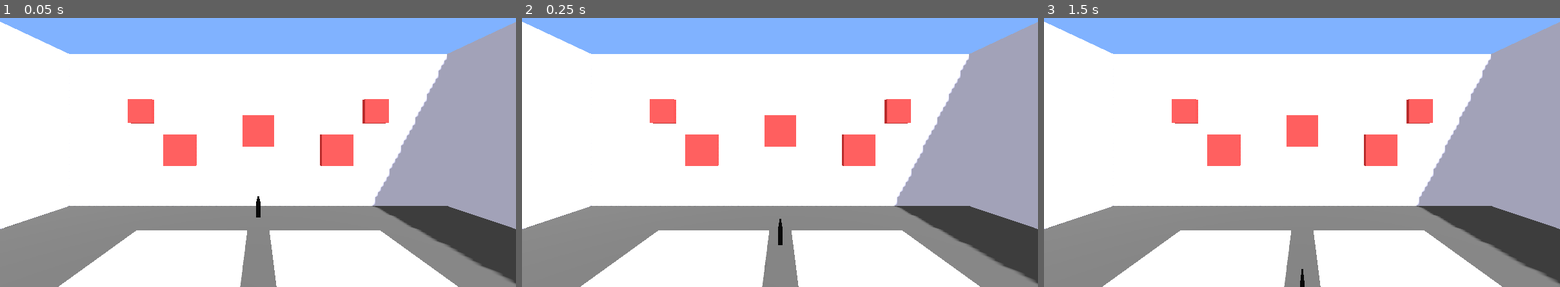
Above: before the commit, frames 1-3 (left to right).
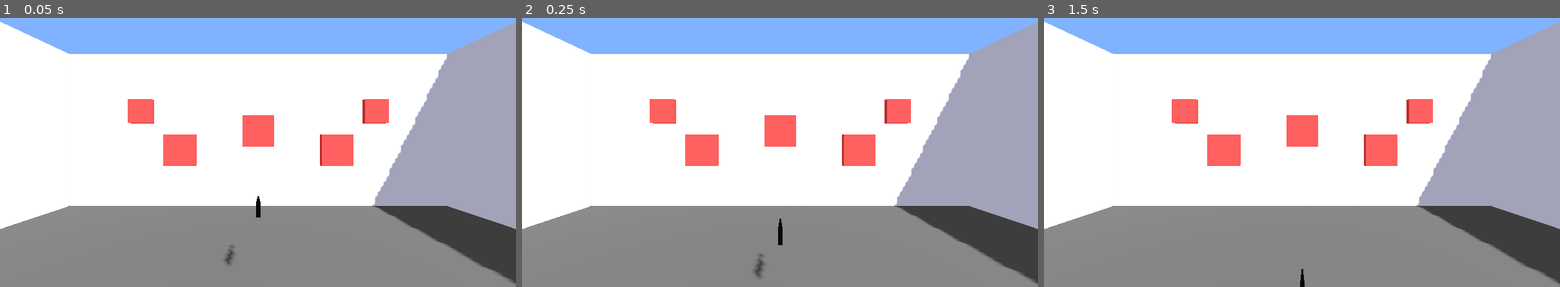
Above: after the commit, the same moments.

Repository: git-pietro/godovr-pietro
Game: Godot game, scene res://scenes/main.tscn
Same seed, same stepped clock (60 frames per second), same inputs: the game is played once before the commit and once after it.
Inputs:
- Up to frame 1 (0.05 s): no input
- Up to frame 2 (0.25 s): no input
- Up to frame 3 (1.5 s): tap Enter at 1.25 s

The runs differ from the first frame. In frame 1, 12% of the frame differs, in the area x 11-89%, y 78-100%; in frame 2, 12%; in frame 3, 12%.

Commit message:
Add realistic hand models and smooth locomotion system

Diff:
--- /dev/null
+++ b/scenes/hand_left.tscn
@@ -0,0 +1,87 @@
+[gd_scene load_steps=5 format=3 uid="uid://dwvh8yqjxn5yx"]
+
+[ext_resource type="Script" path="res://scripts/hand.gd" id="1_hand"]
+
+[sub_resource type="SphereMesh" id="SphereMesh_palm"]
+radius = 0.04
+height = 0.08
+
+[sub_resource type="CapsuleMesh" id="CapsuleMesh_finger"]
+radius = 0.008
+height = 0.06
+
+[sub_resource type="StandardMaterial3D" id="StandardMaterial3D_skin"]
+albedo_color = Color(0.95, 0.8, 0.7, 1)
+roughness = 0.7
+
+[node name="HandLeft" type="Node3D"]
+script = ExtResource("1_hand")
+
+[node name="HandMesh" type="Node3D" parent="."]
+
+[node name="Palm" type="MeshInstance3D" parent="HandMesh"]
+transform = Transform3D(1, 0, 0, 0, 0.7, 0, 0, 0, 1.2, 0, 0, -0.02)
+mesh = SubResource("SphereMesh_palm")
+surface_material_override/0 = SubResource("StandardMaterial3D_skin")
+
+[node name="IndexFinger" type="Node3D" parent="HandMesh"]
+transform = Transform3D(1, 0, 0, 0, 1, 0, 0, 0, 1, 0.015, 0, -0.06)
+
+[node name="Segment1" type="MeshInstance3D" parent="HandMesh/IndexFinger"]
+mesh = SubResource("CapsuleMesh_finger")
+surface_material_override/0 = SubResource("StandardMaterial3D_skin")
+
+[node name="Segment2" type="MeshInstance3D" parent="HandMesh/IndexFinger"]
+transform = Transform3D(1, 0, 0, 0, 1, 0, 0, 0, 1, 0, 0, -0.04)
+mesh = SubResource("CapsuleMesh_finger")
+surface_material_override/0 = SubResource("StandardMaterial3D_skin")
+
+[node name="MiddleFinger" type="Node3D" parent="HandMesh"]
+transform = Transform3D(1, 0, 0, 0, 1, 0, 0, 0, 1, 0.005, 0, -0.06)
+
+[node name="Segment1" type="MeshInstance3D" parent="HandMesh/MiddleFinger"]
+mesh = SubResource("CapsuleMesh_finger")
+surface_material_override/0 = SubResource("StandardMaterial3D_skin")
+
+[node name="Segment2" type="MeshInstance3D" parent="HandMesh/MiddleFinger"]
+transform = Transform3D(1, 0, 0, 0, 1, 0, 0, 0, 1, 0, 0, -0.04)
+mesh = SubResource("CapsuleMesh_finger")
+surface_material_override/0 = SubResource("StandardMaterial3D_skin")
+
+[node name="RingFinger" type="Node3D" parent="HandMesh"]
+transform = Transform3D(1, 0, 0, 0, 1, 0, 0, 0, 1, -0.005, 0, -0.06)
+
+[node name="Segment1" type="MeshInstance3D" parent="HandMesh/RingFinger"]
+mesh = SubResource("CapsuleMesh_finger")
+surface_material_override/0 = SubResource("StandardMaterial3D_skin")
+
+[node name="Segment2" type="MeshInstance3D" parent="HandMesh/RingFinger"]
+transform = Transform3D(1, 0, 0, 0, 1, 0, 0, 0, 1, 0, 0, -0.04)
+mesh = SubResource("CapsuleMesh_finger")
+surface_material_override/0 = SubResource("StandardMaterial3D_skin")
+
+[node name="Pinky" type="Node3D" parent="HandMesh"]
+transform = Transform3D(1, 0, 0, 0, 1, 0, 0, 0, 1, -0.015, 0, -0.055)
+
+[node name="Segment1" type="MeshInstance3D" parent="HandMesh/Pinky"]
+transform = Transform3D(1, 0, 0, 0, 1, 0, 0, 0, 0.8, 0, 0, 0)
+mesh = SubResource("CapsuleMesh_finger")
+surface_material_override/0 = SubResource("StandardMaterial3D_skin")
+
+[node name="Segment2" type="MeshInstance3D" parent="HandMesh/Pinky"]
+transform = Transform3D(1, 0, 0, 0, 1, 0, 0, 0, 0.8, 0, 0, -0.03)
+mesh = SubResource("CapsuleMesh_finger")
+surface_material_override/0 = SubResource("StandardMaterial3D_skin")
+
+[node name="Thumb" type="Node3D" parent="HandMesh"]
+transform = Transform3D(0.866025, 0, 0.5, 0, 1, 0, -0.5, 0, 0.866025, 0.025, 0, -0.02)
+
+[node name="Segment1" type="MeshInstance3D" parent="HandMesh/Thumb"]
+transform = Transform3D(1, 0, 0, 0, 1, 0, 0, 0, 1.2, 0, 0, 0)
+mesh = SubResource("CapsuleMesh_finger")
+surface_material_override/0 = SubResource("StandardMaterial3D_skin")
+
+[node name="Segment2" type="MeshInstance3D" parent="HandMesh/Thumb"]
+transform = Transform3D(1, 0, 0, 0, 1, 0, 0, 0, 1, 0, 0, -0.04)
+mesh = SubResource("CapsuleMesh_finger")
+surface_material_override/0 = SubResource("StandardMaterial3D_skin")
--- /dev/null
+++ b/scenes/hand_right.tscn
@@ -0,0 +1,87 @@
+[gd_scene load_steps=5 format=3 uid="uid://co3xrgn3y6dum"]
+
+[ext_resource type="Script" path="res://scripts/hand.gd" id="1_hand"]
+
+[sub_resource type="SphereMesh" id="SphereMesh_palm"]
+radius = 0.04
+height = 0.08
+
+[sub_resource type="CapsuleMesh" id="CapsuleMesh_finger"]
+radius = 0.008
+height = 0.06
+
+[sub_resource type="StandardMaterial3D" id="StandardMaterial3D_skin"]
+albedo_color = Color(0.95, 0.8, 0.7, 1)
+roughness = 0.7
+
+[node name="HandRight" type="Node3D"]
+script = ExtResource("1_hand")
+
+[node name="HandMesh" type="Node3D" parent="."]
+
+[node name="Palm" type="MeshInstance3D" parent="HandMesh"]
+transform = Transform3D(1, 0, 0, 0, 0.7, 0, 0, 0, 1.2, 0, 0, -0.02)
+mesh = SubResource("SphereMesh_palm")
+surface_material_override/0 = SubResource("StandardMaterial3D_skin")
+
+[node name="IndexFinger" type="Node3D" parent="HandMesh"]
+transform = Transform3D(1, 0, 0, 0, 1, 0, 0, 0, 1, -0.015, 0, -0.06)
+
+[node name="Segment1" type="MeshInstance3D" parent="HandMesh/IndexFinger"]
+mesh = SubResource("CapsuleMesh_finger")
+surface_material_override/0 = SubResource("StandardMaterial3D_skin")
+
+[node name="Segment2" type="MeshInstance3D" parent="HandMesh/IndexFinger"]
+transform = Transform3D(1, 0, 0, 0, 1, 0, 0, 0, 1, 0, 0, -0.04)
+mesh = SubResource("CapsuleMesh_finger")
+surface_material_override/0 = SubResource("StandardMaterial3D_skin")
+
+[node name="MiddleFinger" type="Node3D" parent="HandMesh"]
+transform = Transform3D(1, 0, 0, 0, 1, 0, 0, 0, 1, -0.005, 0, -0.06)
+
+[node name="Segment1" type="MeshInstance3D" parent="HandMesh/MiddleFinger"]
+mesh = SubResource("CapsuleMesh_finger")
+surface_material_override/0 = SubResource("StandardMaterial3D_skin")
+
+[node name="Segment2" type="MeshInstance3D" parent="HandMesh/MiddleFinger"]
+transform = Transform3D(1, 0, 0, 0, 1, 0, 0, 0, 1, 0, 0, -0.04)
+mesh = SubResource("CapsuleMesh_finger")
+surface_material_override/0 = SubResource("StandardMaterial3D_skin")
+
+[node name="RingFinger" type="Node3D" parent="HandMesh"]
+transform = Transform3D(1, 0, 0, 0, 1, 0, 0, 0, 1, 0.005, 0, -0.06)
+
+[node name="Segment1" type="MeshInstance3D" parent="HandMesh/RingFinger"]
+mesh = SubResource("CapsuleMesh_finger")
+surface_material_override/0 = SubResource("StandardMaterial3D_skin")
+
+[node name="Segment2" type="MeshInstance3D" parent="HandMesh/RingFinger"]
+transform = Transform3D(1, 0, 0, 0, 1, 0, 0, 0, 1, 0, 0, -0.04)
+mesh = SubResource("CapsuleMesh_finger")
+surface_material_override/0 = SubResource("StandardMaterial3D_skin")
+
+[node name="Pinky" type="Node3D" parent="HandMesh"]
+transform = Transform3D(1, 0, 0, 0, 1, 0, 0, 0, 1, 0.015, 0, -0.055)
+
+[node name="Segment1" type="MeshInstance3D" parent="HandMesh/Pinky"]
+transform = Transform3D(1, 0, 0, 0, 1, 0, 0, 0, 0.8, 0, 0, 0)
+mesh = SubResource("CapsuleMesh_finger")
+surface_material_override/0 = SubResource("StandardMaterial3D_skin")
+
+[node name="Segment2" type="MeshInstance3D" parent="HandMesh/Pinky"]
+transform = Transform3D(1, 0, 0, 0, 1, 0, 0, 0, 0.8, 0, 0, -0.03)
+mesh = SubResource("CapsuleMesh_finger")
+surface_material_override/0 = SubResource("StandardMaterial3D_skin")
+
+[node name="Thumb" type="Node3D" parent="HandMesh"]
+transform = Transform3D(0.866025, 0, -0.5, 0, 1, 0, 0.5, 0, 0.866025, -0.025, 0, -0.02)
+
+[node name="Segment1" type="MeshInstance3D" parent="HandMesh/Thumb"]
+transform = Transform3D(1, 0, 0, 0, 1, 0, 0, 0, 1.2, 0, 0, 0)
+mesh = SubResource("CapsuleMesh_finger")
+surface_material_override/0 = SubResource("StandardMaterial3D_skin")
+
+[node name="Segment2" type="MeshInstance3D" parent="HandMesh/Thumb"]
+transform = Transform3D(1, 0, 0, 0, 1, 0, 0, 0, 1, 0, 0, -0.04)
+mesh = SubResource("CapsuleMesh_finger")
+surface_material_override/0 = SubResource("StandardMaterial3D_skin")
--- a/scenes/main.tscn
+++ b/scenes/main.tscn
@@ -1,8 +1,10 @@
-[gd_scene load_steps=8 format=3 uid="uid://c8yh1qvxmbj3q"]
+[gd_scene load_steps=9 format=3 uid="uid://c8yh1qvxmbj3q"]
 
 [ext_resource type="Script" path="res://scripts/xr_setup.gd" id="1_w8k5v"]
 [ext_resource type="PackedScene" uid="uid://clk6cbbgo30py" path="res://scenes/room.tscn" id="2_room"]
 [ext_resource type="PackedScene" uid="uid://b4fy2gvwu3sxs" path="res://scenes/gun.tscn" id="3_gun"]
+[ext_resource type="PackedScene" uid="uid://dwvh8yqjxn5yx" path="res://scenes/hand_left.tscn" id="4_hand_left"]
+[ext_resource type="PackedScene" uid="uid://co3xrgn3y6dum" path="res://scenes/hand_right.tscn" id="5_hand_right"]
 
 [sub_resource type="BoxMesh" id="BoxMesh_floor"]
 size = Vector3(10, 0.1, 10)
@@ -35,18 +37,14 @@
 tracker = &"left_hand"
 pose = &"aim"
 
-[node name="LeftHandMesh" type="MeshInstance3D" parent="XROrigin3D/LeftController"]
-transform = Transform3D(0.05, 0, 0, 0, 0.05, 0, 0, 0, 0.1, 0, 0, -0.05)
-mesh = SubResource("BoxMesh_floor")
+[node name="HandLeft" parent="XROrigin3D/LeftController" instance=ExtResource("4_hand_left")]
 
 [node name="RightController" type="XRController3D" parent="XROrigin3D"]
 transform = Transform3D(1, 0, 0, 0, 1, 0, 0, 0, 1, 0.3, 1.3, -0.3)
 tracker = &"right_hand"
 pose = &"aim"
 
-[node name="RightHandMesh" type="MeshInstance3D" parent="XROrigin3D/RightController"]
-transform = Transform3D(0.05, 0, 0, 0, 0.05, 0, 0, 0, 0.1, 0, 0, -0.05)
-mesh = SubResource("BoxMesh_floor")
+[node name="HandRight" parent="XROrigin3D/RightController" instance=ExtResource("5_hand_right")]
 
 [node name="Room" parent="." instance=ExtResource("2_room")]
 
--- /dev/null
+++ b/scripts/hand.gd
@@ -0,0 +1,41 @@
+extends Node3D
+
+@onready var hand_mesh = $HandMesh
+@onready var index_finger = $HandMesh/IndexFinger
+@onready var thumb = $HandMesh/Thumb
+
+var controller: XRController3D
+var is_gripping = false
+var is_triggering = false
+
+func _ready():
+	controller = get_parent() as XRController3D
+	if controller:
+		controller.button_pressed.connect(_on_button_pressed)
+		controller.button_released.connect(_on_button_released)
+
+func _process(delta):
+	if controller:
+		# Animate fingers based on input
+		var trigger_value = controller.get_float("trigger")
+		var grip_value = controller.get_float("grip")
+
+		# Animate index finger (trigger)
+		if index_finger:
+			index_finger.rotation.x = lerp(0.0, -1.0, trigger_value)
+
+		# Animate other fingers (grip)
+		if thumb:
+			thumb.rotation.z = lerp(0.0, 0.5, grip_value)
+
+func _on_button_pressed(button: String):
+	if button == "grip_click":
+		is_gripping = true
+	elif button == "trigger_click":
+		is_triggering = true
+
+func _on_button_released(button: String):
+	if button == "grip_click":
+		is_gripping = false
+	elif button == "trigger_click":
+		is_triggering = false
--- a/scripts/xr_setup.gd
+++ b/scripts/xr_setup.gd
@@ -3,11 +3,19 @@
 var xr_interface: XRInterface
 var left_controller: XRController3D
 var right_controller: XRController3D
+var camera: XRCamera3D
+
+# Locomotion settings
+var movement_speed = 3.0
+var rotation_speed = 90.0  # degrees per second
+var smooth_turn_enabled = true
+var snap_turn_angle = 45.0
 
 # Teleportation
 var teleport_ray_length = 10.0
 var is_teleporting = false
 var teleport_target = Vector3.ZERO
+var teleport_marker: MeshInstance3D
 
 func _ready():
 	# Initialize XR
@@ -18,9 +26,10 @@
 		# Enable VR mode
 		get_viewport().use_xr = true
 
-		# Get controllers
+		# Get controllers and camera
 		left_controller = $LeftController
 		right_controller = $RightController
+		camera = $XRCamera3D
 
 		if left_controller:
 			left_controller.button_pressed.connect(_on_button_pressed.bind(left_controller))
@@ -28,15 +37,78 @@
 		if right_controller:
 			right_controller.button_pressed.connect(_on_button_pressed.bind(right_controller))
 			right_controller.button_released.connect(_on_button_released.bind(right_controller))
+
+		# Create teleport marker
+		_create_teleport_marker()
 	else:
 		print("OpenXR not initialized, please check your headset connection")
 
+func _create_teleport_marker():
+	teleport_marker = MeshInstance3D.new()
+	var cylinder = CylinderMesh.new()
+	cylinder.top_radius = 0.3
+	cylinder.bottom_radius = 0.3
+	cylinder.height = 0.05
+	teleport_marker.mesh = cylinder
+
+	var material = StandardMaterial3D.new()
+	material.albedo_color = Color(0.2, 0.8, 1.0, 0.7)
+	material.transparency = BaseMaterial3D.TRANSPARENCY_ALPHA
+	teleport_marker.material_override = material
+
+	get_parent().add_child(teleport_marker)
+	teleport_marker.visible = false
+
 func _process(delta):
-	# Handle teleportation for left controller
+	if not camera:
+		return
+
+	# Left controller - Movement and Teleportation
 	if left_controller:
+		# Thumbstick movement
+		var left_stick = left_controller.get_vector2("primary")
+		if left_stick.length() > 0.2:
+			_handle_smooth_movement(left_stick, delta)
+
+		# Trigger for teleport aiming
 		var trigger_value = left_controller.get_float("trigger")
-		if trigger_value > 0.5 and not is_teleporting:
+		if trigger_value > 0.8:
 			_show_teleport_ray(left_controller)
+		else:
+			if teleport_marker:
+				teleport_marker.visible = false
+
+	# Right controller - Rotation
+	if right_controller:
+		var right_stick = right_controller.get_vector2("primary")
+		if abs(right_stick.x) > 0.2:
+			_handle_rotation(right_stick.x, delta)
+
+func _handle_smooth_movement(stick: Vector2, delta: float):
+	# Get camera forward direction (ignore Y)
+	var cam_forward = -camera.global_transform.basis.z
+	cam_forward.y = 0
+	cam_forward = cam_forward.normalized()
+
+	var cam_right = camera.global_transform.basis.x
+	cam_right.y = 0
+	cam_right = cam_right.normalized()
+
+	# Calculate movement direction
+	var movement = (cam_forward * stick.y + cam_right * stick.x) * movement_speed * delta
+
+	# Move the XR origin
+	global_position += movement
+
+	print("Moving: ", movement)
+
+func _handle_rotation(stick_x: float, delta: float):
+	if smooth_turn_enabled:
+		# Smooth rotation
+		rotate_y(deg_to_rad(-stick_x * rotation_speed * delta))
+	else:
+		# Snap turn (implement if needed)
+		pass
 
 func _show_teleport_ray(controller: XRController3D):
 	var from = controller.global_position
@@ -50,6 +122,11 @@
 	if result and result.normal.y > 0.7:  # Only teleport to flat surfaces
 		teleport_target = result.position
 		teleport_target.y = 0  # Keep at ground level
+
+		# Show marker
+		if teleport_marker:
+			teleport_marker.visible = true
+			teleport_marker.global_position = teleport_target + Vector3(0, 0.03, 0)
 
 func _on_button_pressed(button: String, controller: XRController3D):
 	print("Button pressed: ", button)
@@ -72,11 +149,13 @@
 	if button == "grip_click":
 		_try_release(controller)
 
-	# Teleport on trigger release (left controller)
+	# Teleport on trigger release (left controller only)
 	if button == "trigger_click" and controller == left_controller:
-		if teleport_target != Vector3.ZERO:
+		if teleport_target != Vector3.ZERO and teleport_marker and teleport_marker.visible:
 			global_position = teleport_target
 			teleport_target = Vector3.ZERO
+			if teleport_marker:
+				teleport_marker.visible = false
 
 func _try_grab(controller: XRController3D):
 	# Check for nearby grabbable objects
